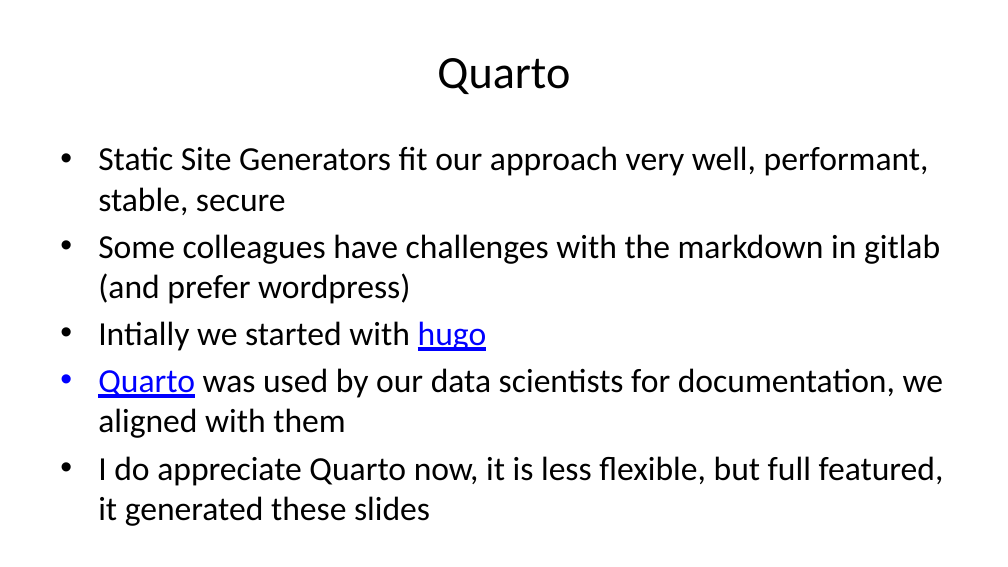
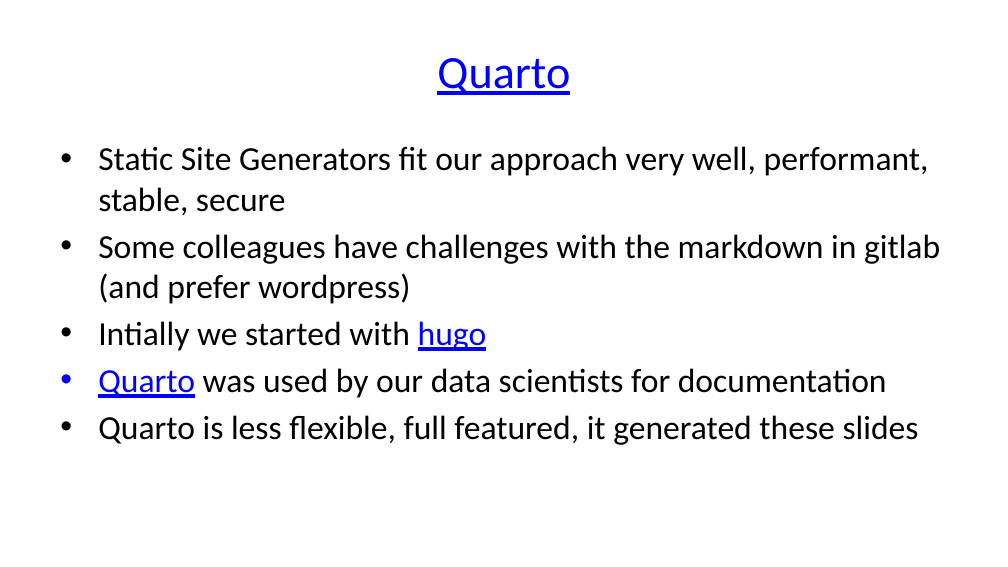
Before and after one commit to pvgenuchten/slides, a slide deck: slide 16 of slides/20250703-foss4gnl-opensource-at-isric.pptx. Drawn at 1008x567 pixels with LibreOffice and Linux fonts; fonts in the diff are those of the drawing. Boxes give left, top, right and bottom in pixels: in the first picture for what was removed or moved away, otherwise in the second. Text is boxed around its words. In the diff, an @@ line names an element or a change of style, - is before the commit and + after.

```diff
--- a/slides/20250703-foss4gnl-opensource-at-isric.pptx
+++ b/slides/20250703-foss4gnl-opensource-at-isric.pptx
@@ title "Quarto" at [437, 58, 570, 95]: text colour #000000 to #0000FF, underline on @@
@@ text at [98, 368, 919, 445]: text changed @@
-• Quarto was used by our data scientists for documentation, we aligned with them
-• I do appreciate Quarto now, it is less flexible, but full featured, it generated these slides
+• Quarto was used by our data scientists for documentation
+• Quarto is less flexible, full featured, it generated these slides
```
Also in this commit, not shown: 10 other slides changed, 1 slide added, 2 slides removed, 8 other files.
